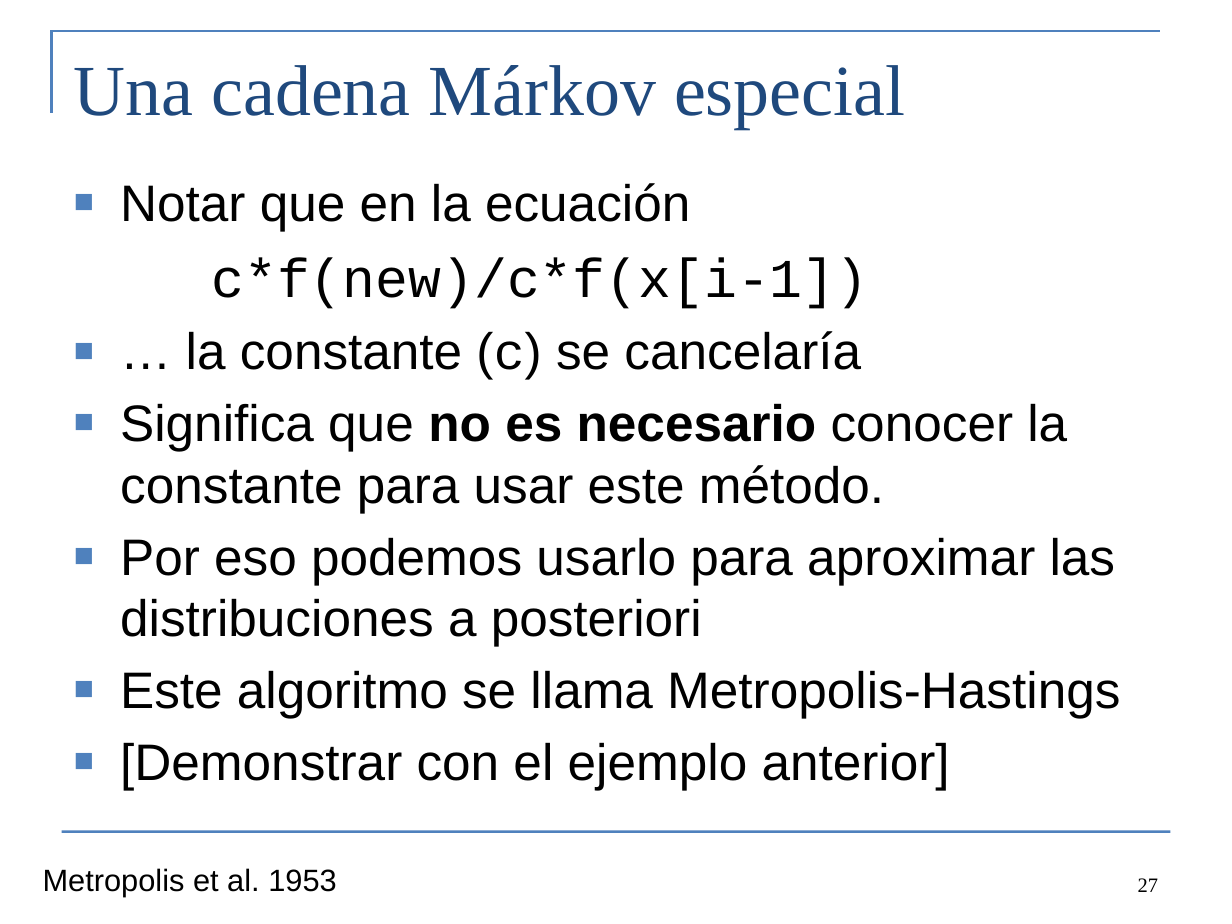
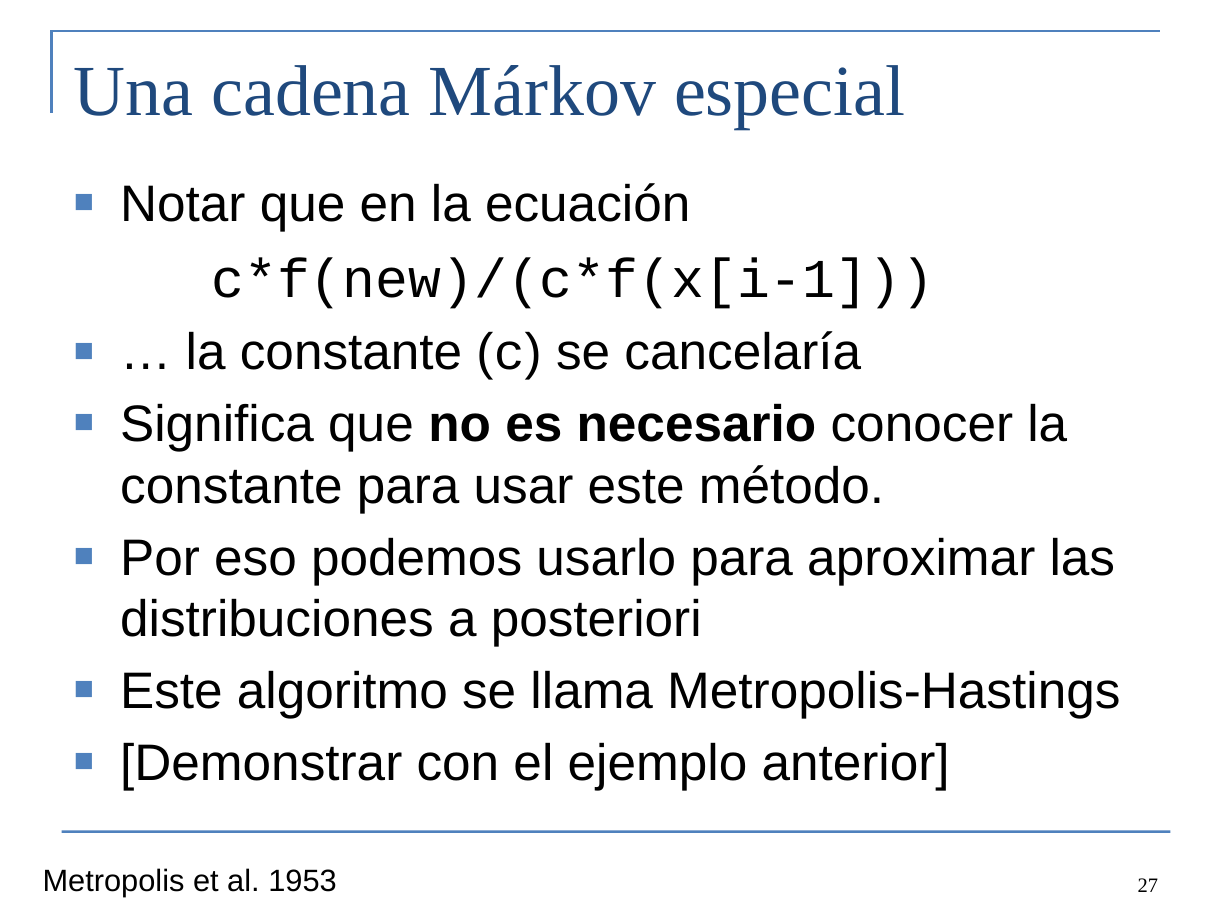
Before and after one commit to colemonnahan/bayes_workshop, a slide deck: slide 27 of dia2/lecture2_bayes.pptx. Drawn at 1232x924 pixels with LibreOffice and Linux fonts; fonts in the diff are those of the drawing. Boxes give left, top, right and bottom in pixels: in the first picture for what was removed or moved away, otherwise in the second. Text is boxed around its words. In the diff, an @@ line names an element or a change of style, - is before the commit and + after.

```diff
--- a/dia2/lecture2_bayes.pptx
+++ b/dia2/lecture2_bayes.pptx
@@ text at box(211, 258, 934, 309): text changed @@
-c*f(new)/c*f(x[i-1])
+c*f(new)/(c*f(x[i-1]))
```
Also in this commit, not shown: 3 other slides changed, 3 other files.
